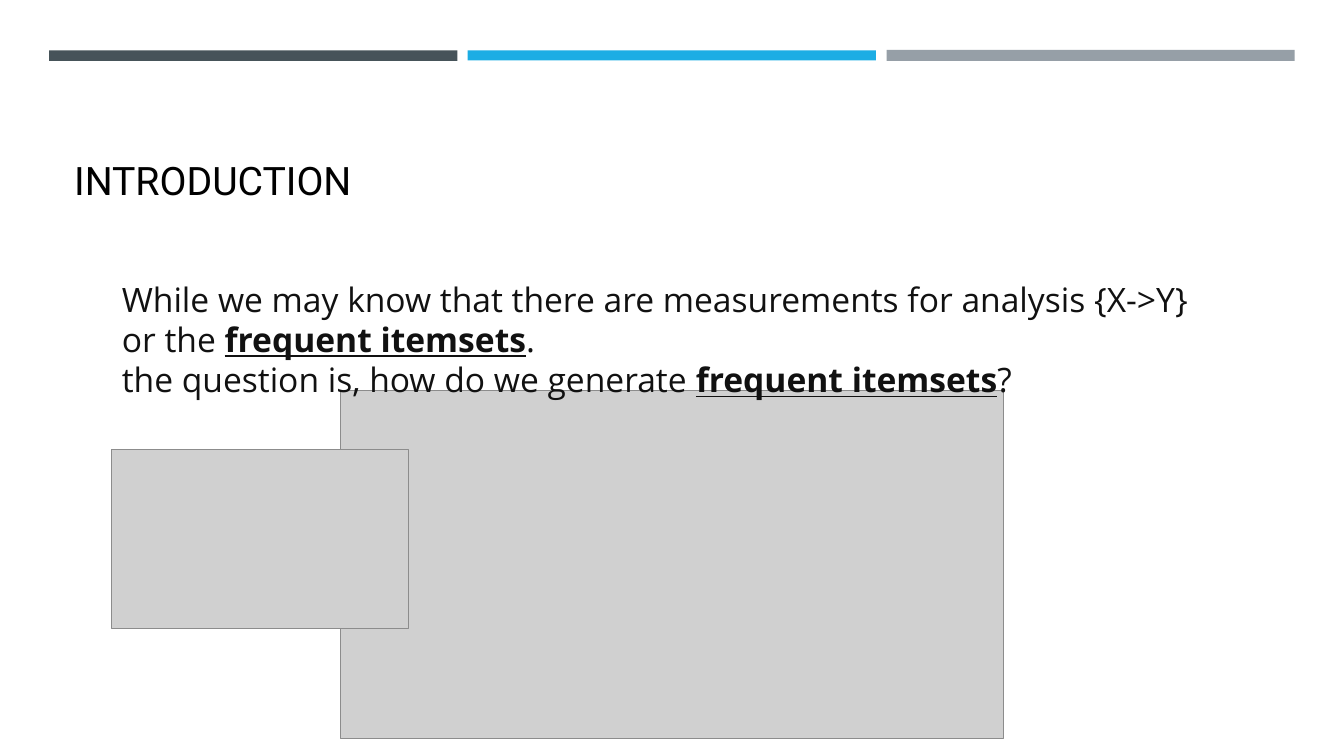
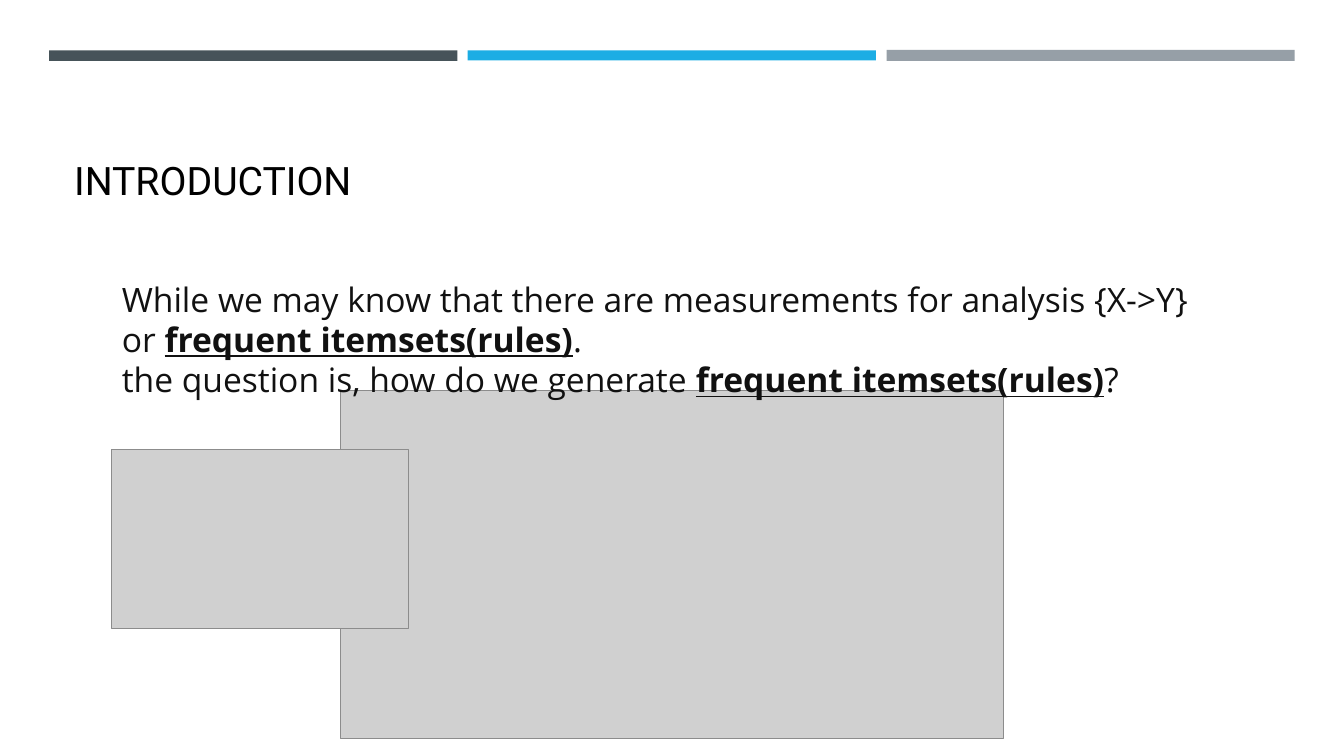
Before and after one commit to Wanarut/Review_literature, a slide deck: slide 8 of Impact of Genetic Algorithms Operators on Association Rules Extraction.pptx. Drawn at 1344x756 pixels with LibreOffice and Linux fonts; fonts in the diff are those of the drawing; grey boxes stand for pictures. Boxes give left, top, right and bottom in pixels: in the first picture for what was removed or moved away, otherwise in the second. Text is boxed around its words. In the diff, an @@ line names an element or a change of style, - is before the commit and + after.

```diff
--- a/Impact of Genetic Algorithms Operators on Association Rules Extraction.pptx
+++ b/Impact of Genetic Algorithms Operators on Association Rules Extraction.pptx
@@ text at [122,286,1188,402]: text changed @@
-While we may know that there are measurements for analysis {X->Y} or the frequent itemsets.
-the question is, how do we generate frequent itemsets?
+While we may know that there are measurements for analysis {X->Y} or frequent itemsets(rules).
+the question is, how do we generate frequent itemsets(rules)?
```
Also in this commit, not shown: 4 other slides changed, 37 slides added, 43 slides removed.
